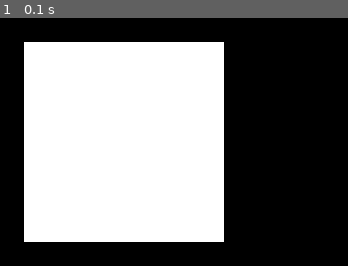
Above: before the commit, frame 1.
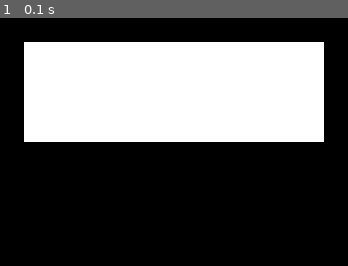
Above: after the commit, the same moment.

Repository: MrChrom/PyGame
Game: pygame game, started from main.py
Two runs of this game, one before a commit and one after it. Both use one fixed random seed, a clock stepped at 60 frames per second and the inputs below.
Inputs:
- Up to frame 1 (0.1 s): no input

The runs differ from the first frame. In frame 1, 35% of the frame differs, in the area x 6-94%, y 9-91%.

Commit message:
moving on, page 6

Diff:
--- /dev/null
+++ b/Step1.py
@@ -0,0 +1,38 @@
+import pygame
+from pygame.locals import *
+
+pygame.init()
+
+screen = pygame.display.set_mode((800, 600))
+
+# variable to keep our main loop running
+running = True
+
+# main loop
+while running:
+    # for loop through the even queue
+    for event in pygame.event.get():
+        # check for KEYDOWN event; KEYDOWN is a constant defined in pygame.locals
+        if event.type == KEYDOWN:
+            # if the Esc key has been pressed, set running to false to exit the main loop
+            if event.key == K_ESCAPE:
+                running = False
+        # check for QUIT event; if QUIT, set running to false
+        elif event.type == QUIT:
+            running = False
+
+    # Create the surface and pass in a tuple with its length and width
+    surf = pygame.Surface((50, 50))
+    # Give the surface a color to differentiate it from the background
+    surf.fill((255, 255, 255))
+
+    # This line says "Draw surf onto screen at coordinates x:400, y:300"
+    screen.blit(surf, (400, 300))
+    pygame.display.flip()
+
+class Player(pygame.sprite.Sprite):
+    def __init__(self):
+        super(Player, self).__init__()
+        self.surf = pygame.Surface((75, 25))
+        self.surf.fill((255, 255, 255))
+        self.rect = self.surf.get_rect()
--- a/main.py
+++ b/main.py
@@ -1,31 +1,47 @@
+# import the pygame module
 import pygame
+
+# import pygame.locals for easier access to key coordinates
 from pygame.locals import *
 
+# Define our player object and call super to give it all the properties and methods of pygame.sprite.Sprite
+pygame.sprite.Sprite
+# The surface we draw on the screen is now a property of 'player'
+class Player(pygame.sprite.Sprite):
+    def __init__(self):
+        super(Player, self).__init__()
+        self.surf = pygame.Surface((75, 25))
+        self.surf.fill((255, 255, 255))
+        self.rect = self.surf.get_rect()
+
+# initialize pygame
 pygame.init()
 
+# create the screen object
+# here we pass it a size of 800x600
 screen = pygame.display.set_mode((800, 600))
 
-# variable to keep our main loop running
+# instantiate our player; right now he's just a rectangle
+player = Player()
+
+
+# Variable to keep our main loop running
 running = True
 
-# main loop
+# Our main loop!
 while running:
-    # for loop through the even queue
+    # for loop through the event queue
     for event in pygame.event.get():
-        # check for KEYDOWN event; KEYDOWN is a constant defined in pygame.locals
+        # Check for KEYDOWN event; KEYDOWN is a constant defined in pygame.locals, which we imported earlier
         if event.type == KEYDOWN:
-            # if the Esc key has been pressed, set running to false to exit the main loop
+            # If the Esc key has been pressed set running to false to exit the main loop
             if event.key == K_ESCAPE:
                 running = False
-        # check for QUIT event; if QUIT, set running to false
+        # Check for QUIT event; if QUIT, set running to false
         elif event.type == QUIT:
             running = False
 
-    # Create the surface and pass in a tuple with its length and width
-    surf = pygame.Surface((50, 50))
-    # Give the surface a color to differentiate it from the background
-    surf.fill((255, 255, 255))
-
-    # This line says "Draw surf onto screen at coordinates x:400, y:300"
-    screen.blit(surf, (400, 300))
+    # Draw the player to the screen
+    screen.blit(player.surf, (400, 300))
+    # Update the display
     pygame.display.flip()
